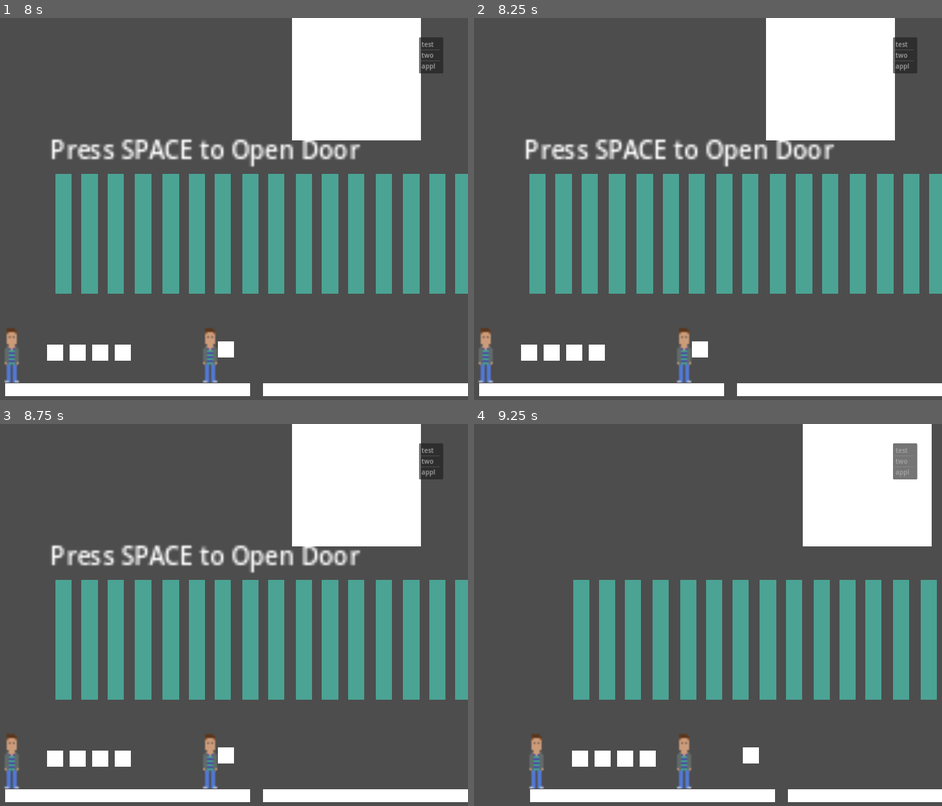
Above: before the commit, frames 1-4 (two rows, left to right).
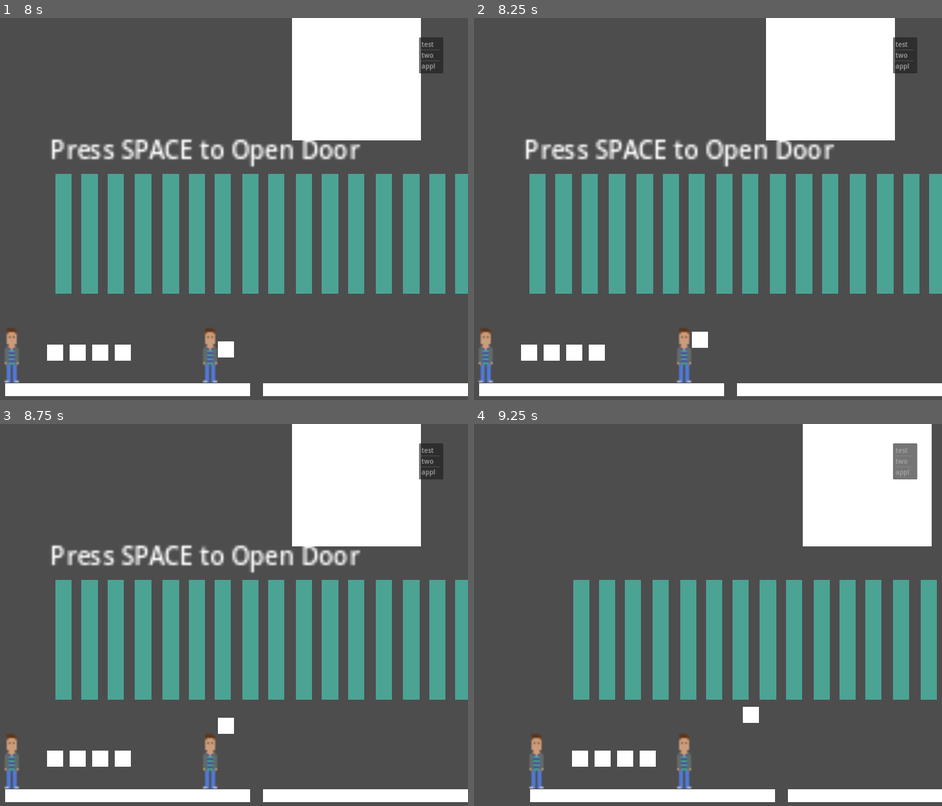
Above: after the commit, the same moments.

Repository: adamsocki/test_godot
Game: Godot game, scene res://game_manager.tscn
Two runs of this game, one before a commit and one after it. Both use one fixed random seed, a clock stepped at 60 frames per second and the inputs below.
Inputs (mouse positions are in pixels of both pictures, inside the frame that each line leads up to):
- Up to frame 1 (8 s): click "START" at 0.5 s; tap Enter at 1.25 s; move the mouse to (182, 289) at 1.27 s; hold D (move_right) 1.28-2.78 s; tap X (pick_up) at 1.35, 2.75, 2.85, 4.35, 5.85, 7.35 s; move the mouse to (365, 270) at 2.02 s; tap Space (space_bar) every 1.5 s from 2.1 to 6.6 s; move the mouse to (56, 151) at 2.77 s; hold Left (move_left) 2.78-5.03 s; move the mouse to (234, 212) at 3.52 s; move the mouse to (131, 113) at 4.27 s; move the mouse to (322, 193) at 5.02 s; hold D (move_right) from 5.03 s (still down); move the mouse to (107, 231) at 5.77 s; move the mouse to (262, 124) at 6.52 s; move the mouse to (182, 289) at 7.27 s
- Up to frame 2 (8.25 s): keep holding D (move_right); tap Space (space_bar) at 8, 8.1 s; move the mouse to (839, 270) at 8.02 s
- Up to frame 3 (8.75 s): keep holding D (move_right)
- Up to frame 4 (9.25 s): tap Space (space_bar) at 8.75 s; move the mouse to (530, 557) at 8.77 s; release D (move_right) at 8.78 s; hold Left (move_left) from 8.78 s (still down); tap X (pick_up) at 8.85 s

Frame 1 is identical in both runs. In frame 2, 0.2% of the frame differs, in the area x 46-50%, y 82-89%; in frame 3, 0.3%, in the area x 46-50%, y 76-89%; in frame 4, 0.3%.

Commit message:
door open animation

Diff:
--- a/game1_2D/levels/level_1.tscn
+++ b/game1_2D/levels/level_1.tscn
@@ -12,6 +12,7 @@
 [node name="Wall" parent="." instance=ExtResource("2_l6414")]
 position = Vector2(688, 416)
 door = true
+key_code = "000"
 
 [node name="Paralax_set_1" type="Node2D" parent="."]
 scale = Vector2(4.03347, 7.44032)
@@ -344,6 +345,6 @@
 
 [node name="Key" parent="." instance=ExtResource("4_nypv0")]
 position = Vector2(546, 424)
-key_code = "key"
+key_code = "000"
 entity_name = "key"
 door_access = NodePath("../Wall")
--- a/game1_2D/wall.gd
+++ b/game1_2D/wall.gd
@@ -18,6 +18,10 @@
 var body_node
 var try_to_open
 @export var space_to_trigger = true
+@export var door_closed = true
+@export var key_code : String
+var door_open_animation
+var door_open_delta
 
 # Called when the node enters the scene tree for the first time.
 func _ready():
@@ -26,17 +30,28 @@
 	text_box = get_node("/root/GameManager/UIManager/Camera_UI/ActionText")
 
 
-
+	door_open_animation = false
 	text_box.visible = false
 	in_range = false
 	try_to_open = false
+	door_open_delta = 0
 #	player = get_node("../../")
 
 
 # Called every frame. 'delta' is the elapsed time since the previous frame.
 func _process(delta):
-	pass
+	if door_open_animation:
+		open_door(delta)
 
+func open_door(delta):
+	var move_door = 100 * delta
+	self.position.y -= move_door
+
+	door_open_delta += abs(move_door)
+
+	if door_open_delta > 100:
+		door_open_animation = false
+		door_open_delta = 0 # maybe not do this
 
 func _on_area_2d_body_entered(body):
 	if door:
@@ -63,5 +78,8 @@
 	if in_range:
 		var list = body_node.get_node("InventoryManager").current_inventory
 		for item in list:
-			print(item)
-			print(self)
+			print(item.key_code)
+			print(key_code)
+			if (item.key_code == key_code):
+				door_closed = false
+				door_open_animation = true
